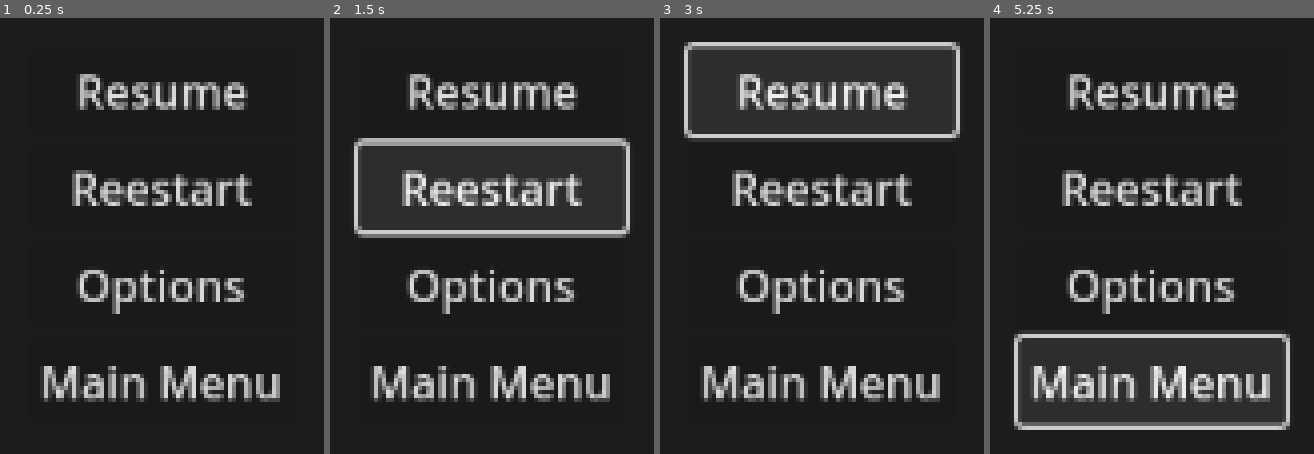
Above: before the commit, frames 1-4 (left to right).
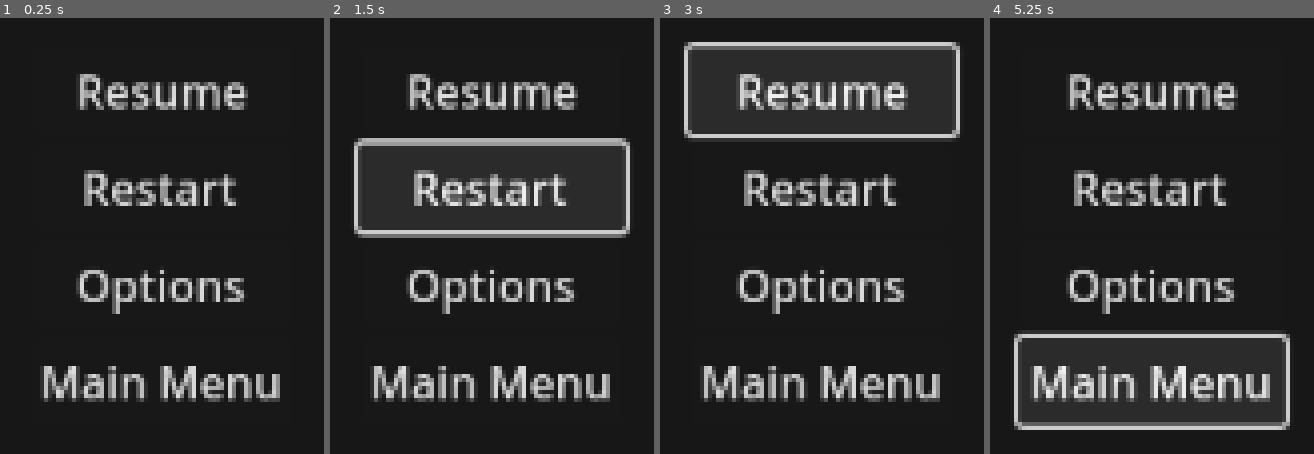
Above: after the commit, the same moments.

Repository: Jae7777/Wind-Tempo
Game: Godot game, scene res://control.tscn
Two runs of this game, one before a commit and one after it. Both use one fixed random seed, a clock stepped at 60 frames per second and the inputs below.
Inputs:
- Up to frame 1 (0.25 s): no input
- Up to frame 2 (1.5 s): click "Reestart" (after the commit: "Restart") at 0.5 s; click "Reestart" (after the commit: "Restart") at 1.25 s
- Up to frame 3 (3 s): click "Reestart" (after the commit: "Restart") at 2 s; click "Resume" at 2.75 s
- Up to frame 4 (5.25 s): click "Resume" at 3.5 s; click "Resume" at 4.25 s; click "Main Menu" at 5 s

The runs differ from the first frame. In frame 1, 2.9% of the frame differs, in the area x 22-78%, y 34-44%; in frame 2, 2.9%; in frame 3, 2.9%; in frame 4, 2.9%.

Commit message:
Add a box warpping the buttons in pulse menu

Diff:
--- a/wind-tempo/control.tscn
+++ b/wind-tempo/control.tscn
@@ -1,6 +1,18 @@
-[gd_scene load_steps=2 format=3 uid="uid://bgenq3i0mmhtg"]
+[gd_scene load_steps=3 format=3 uid="uid://bgenq3i0mmhtg"]
 
 [ext_resource type="Script" uid="uid://bl52ef5smxmkf" path="res://Pause_Menu.gd" id="1_0fbet"]
+
+[sub_resource type="StyleBoxFlat" id="StyleBoxFlat_0fbet"]
+bg_color = Color(0.1764706, 0.1764706, 0.1764706, 1)
+border_width_left = 1
+border_width_top = 1
+border_width_right = 1
+border_width_bottom = 1
+border_color = Color(0.26666668, 0.26666668, 0.26666668, 1)
+corner_radius_top_left = 15
+corner_radius_top_right = 15
+corner_radius_bottom_right = 15
+corner_radius_bottom_left = 15
 
 [node name="PauseMenu" type="Control"]
 layout_mode = 3
@@ -9,6 +21,22 @@
 anchor_bottom = 1.0
 grow_horizontal = 2
 grow_vertical = 2
+
+[node name="MainPanel" type="PanelContainer" parent="."]
+custom_minimum_size = Vector2(400, 500)
+layout_mode = 1
+anchors_preset = 8
+anchor_left = 0.5
+anchor_top = 0.5
+anchor_right = 0.5
+anchor_bottom = 0.5
+offset_left = -20.0
+offset_top = -20.0
+offset_right = 20.0
+offset_bottom = 20.0
+grow_horizontal = 2
+grow_vertical = 2
+theme_override_styles/panel = SubResource("StyleBoxFlat_0fbet")
 
 [node name="BackgroundDim" type="ColorRect" parent="."]
 layout_mode = 1
@@ -64,7 +92,7 @@
 
 [node name="Restart button" type="Button" parent="VBoxContainer"]
 layout_mode = 2
-text = "Reestart"
+text = "Restart"
 
 [node name="Options button" type="Button" parent="VBoxContainer"]
 layout_mode = 2
